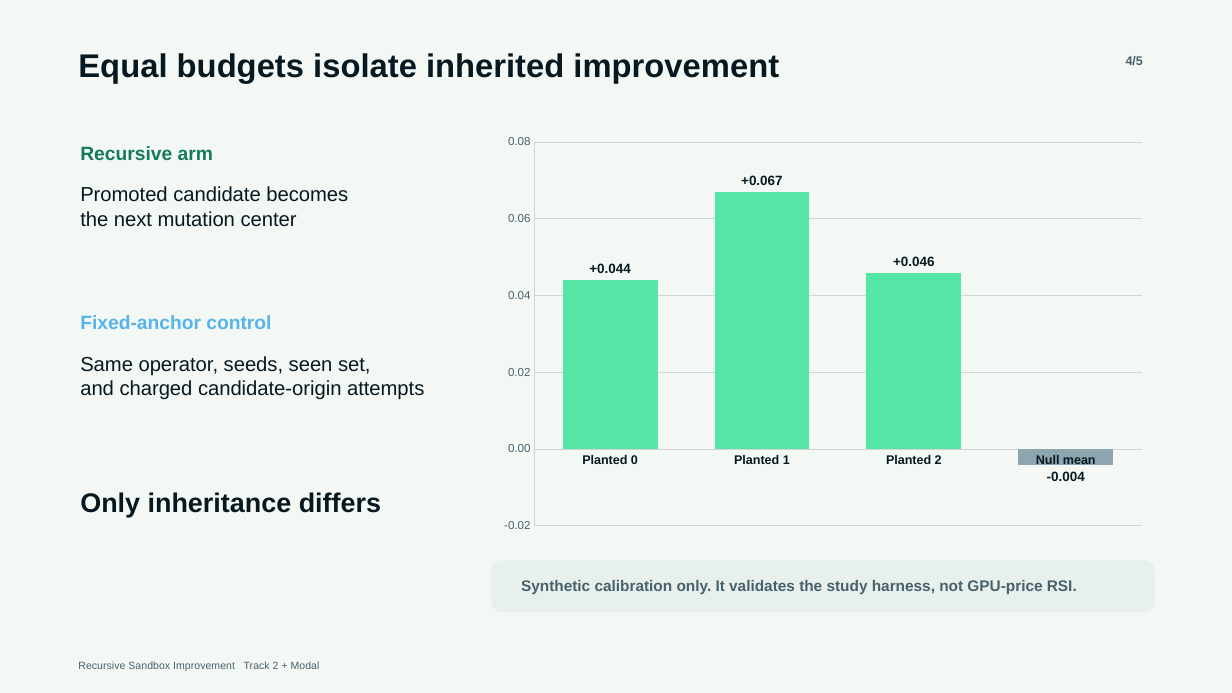
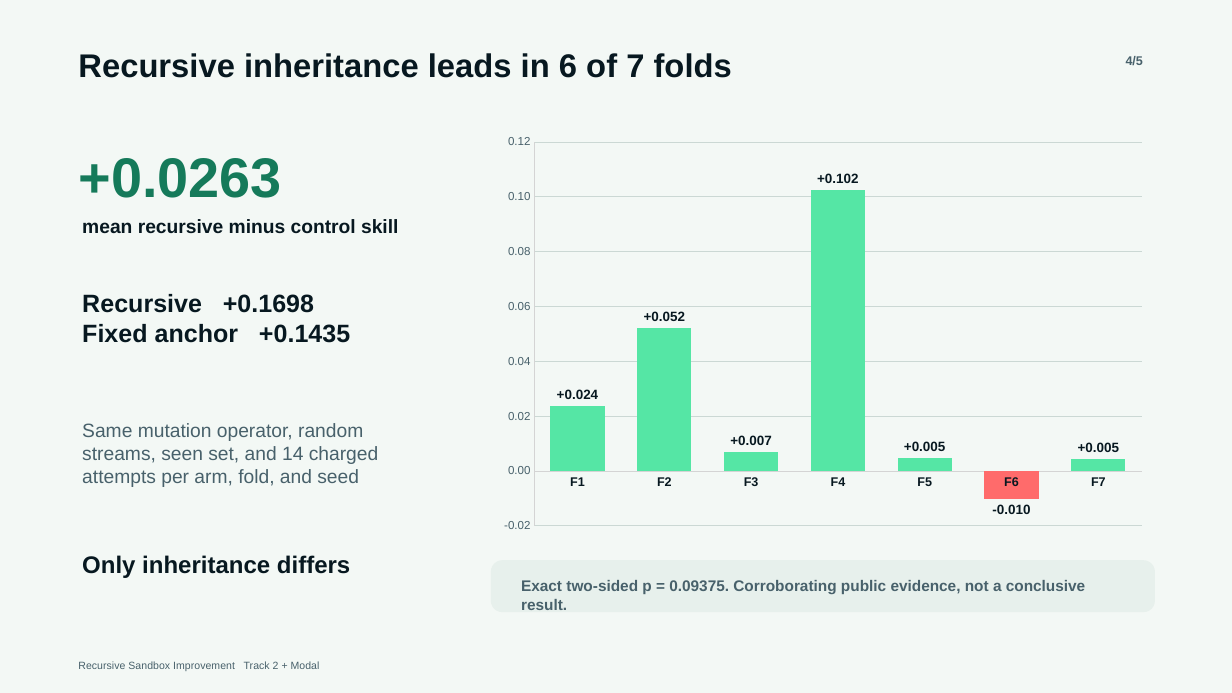
Before and after one commit to lonexreb/Recursive-Sandbox-Improvement, a slide deck: slide 4 of pitch/RSI_Hackathon_Pitch_v2.pptx. Drawn at 1232x693 pixels with LibreOffice and Linux fonts; fonts in the diff are those of the drawing. Boxes give left, top, right and bottom in pixels: in the first picture for what was removed or moved away, otherwise in the second. Text is boxed around its words. In the diff, an @@ line names an element or a change of style, - is before the commit and + after.

Commit message:
docs: update pitch with causal study evidence

```diff
--- a/pitch/RSI_Hackathon_Pitch_v2.pptx
+++ b/pitch/RSI_Hackathon_Pitch_v2.pptx
@@ text at (78,53,732,78): text changed @@
-Equal budgets isolate inherited improvement
+Recursive inheritance leads in 6 of 7 folds
@@ column chart at (491,128,1155,542) @@
-categories: Planted 0, Planted 1, Planted 2, Null mean
+categories: F1, F2, F3, F4, F5, F6, F7
-Series 1: 0.044, 0.067, 0.046, -0.004
+Series 1: 0.024, 0.052, 0.007, 0.102, 0.005, -0.01, 0.005
@@ text at (78,158,281,198): text changed; size 15 to 43.5 pt @@
-Recursive arm
++0.0263
@@ text at (82,219,398,233): text changed; size 15.8 to 15 pt; bold on @@
-Promoted candidate becomes
-the next mutation center
+mean recursive minus control skill
@@ text at (82,294,350,343): text changed; size 15 to 19.5 pt; text colour #56B4E9 to #071820 @@
-Fixed-anchor control
+Recursive +0.1698
+Fixed anchor +0.1435
@@ text at (82,423,379,487): text changed; size 15.8 to 15 pt; text colour #071820 to #48616B @@
-Same operator, seeds, seen set,
-and charged candidate-origin attempts
+Same mutation operator, random streams, seen set, and 14 charged attempts per arm, fold, and seed
@@ text "Only inheritance differs": place and size @@
-text "Only inheritance differs" at (80,492,381,517)
+text "Only inheritance differs" at (82,555,350,578)
@@ text "Only inheritance differs" at (82,555,350,578): size 21 to 18.8 pt @@
@@ text at (521,580,1085,610): text changed @@
-Synthetic calibration only. It validates the study harness, not GPU-price RSI.
+Exact two-sided p = 0.09375. Corroborating public evidence, not a conclusive result.
```
